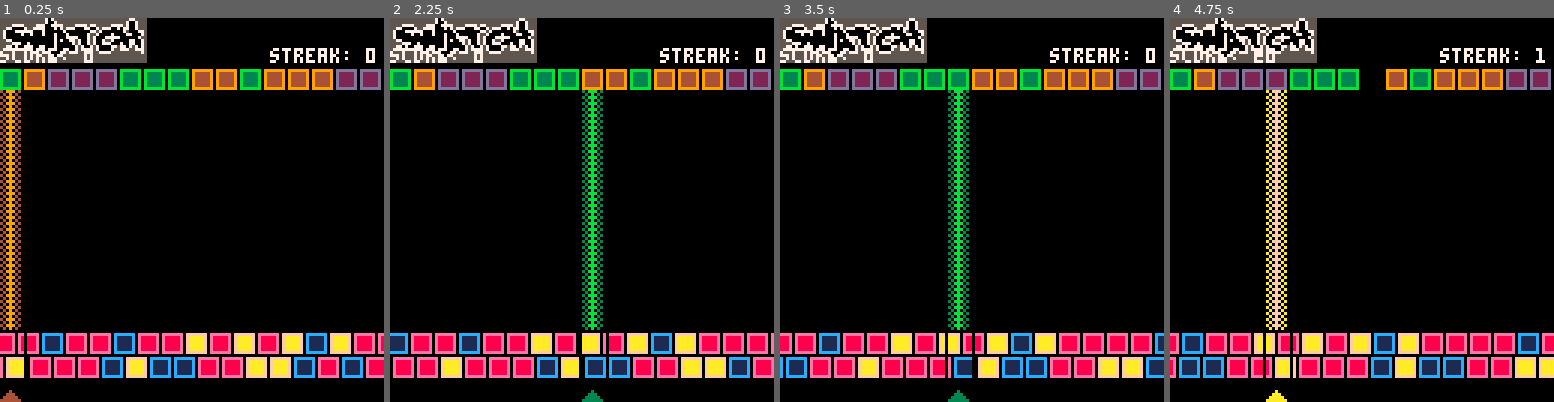
Above: before the commit, frames 1-4 (left to right).
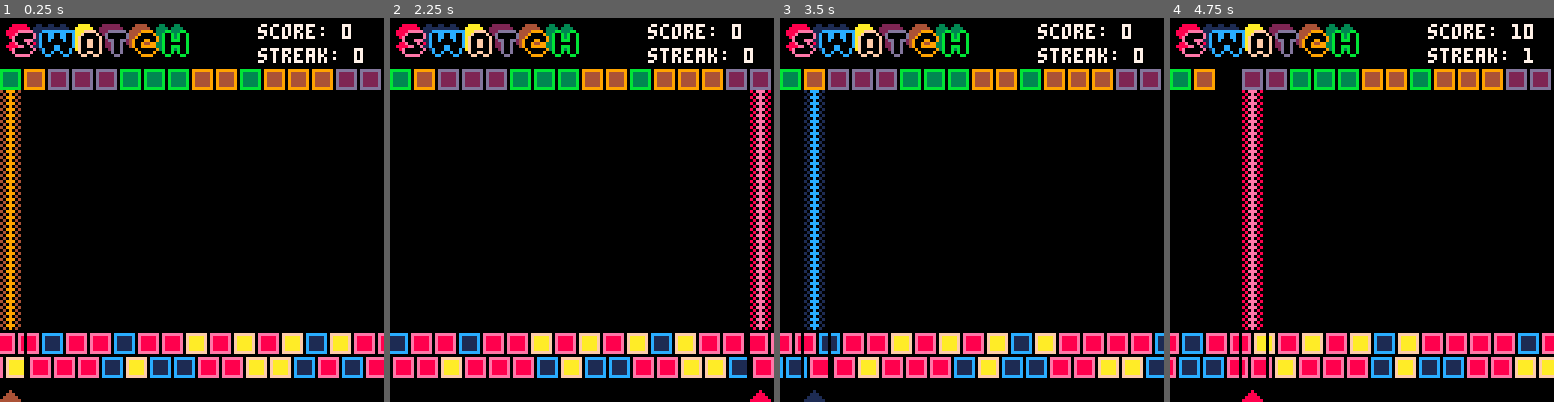
Above: after the commit, the same moments.

Repository: jasonmcleod/swatch
Game: PICO-8 cartridge swatch.p8
Same seed, same stepped clock (60 frames per second), same inputs: the game is played once before the commit and once after it.
Inputs:
- Up to frame 1 (0.25 s): no input
- Up to frame 2 (2.25 s): hold Left from 1.97 s (still down)
- Up to frame 3 (3.5 s): release Left at 2.37 s; hold Right from 2.87 s (still down)
- Up to frame 4 (4.75 s): release Right at 3.53 s; hold Up 3.58-4.08 s; hold Right 4.13-4.53 s

The runs differ from the first frame. In frame 1, 5.2% of the frame differs, in the area x 0-98%, y 0-12%; in frame 2, 9.6%; in frame 3, 9.7%; in frame 4, 10%, in the area x 0-98%, y 0-100%.

Commit message:
organized!

Diff:
--- a/swatch.p8
+++ b/swatch.p8
@@ -1,33 +1,88 @@
 pico-8 cartridge // http://www.pico-8.com
 version 8
 __lua__
---playing = false
-level = 1
-x = 0
-grid_h = 15
-grid_w = 15
-grid = {}
-slide = 0
-blank = 13
-maxheight = 10
-ticks = 0
-lastplacement = 0
-placerate = 5
-streak = 0
-score = 0
-state = 1
-
-intro = {}
-game = {}
+state_intro = 0
+state_instructions = 1
+state_game = 2
+state_gameover = 3
+state = state_game
+
+sys = {
+	width = 15,
+	height = 15
+}
+-- intro state object
+intro = {
+	offset = 1
+}
+
+-- instructions state object
 instructions = {}
 
+-- game state object
+game = {
+	grid = {},
+	slide = 0,
+	x = 0,
+	score = 0,
+	streak = 0,
+	level = 1,
+	blank = 13,
+	max_height = 10
+}
+
+-- gameover state object
+gameover = {}
+
+-- pico functions
 function _init()
-	if state == 0 then intro.start() end
-	if state == 1 then game.start() end
-end
-
-intro.offset = 0
+	if state == state_intro then intro.start() end
+	if state == state_instructions then instructions.start() end
+	if state == state_game then game.start() end
+	if state == state_gameover then gameover.start() end
+end
+
+function _update()
+ if state == state_intro then intro.update() end
+ if state == state_instructions then instructions.update() end
+ if state == state_game then game.update() end
+	if state == state_gameover then gameover.update() end
+end
+
+function _draw()
+	if state == state_intro then intro.draw() end
+	if state == state_instructions then instructions.draw() end
+	if state == state_game then game.draw() end
+	if state == state_gameover then gameover.draw() end
+end
+
+
+-- intro ----
+intro.start = function()
+ sfx(5)
+ --
+end
+
+intro.update = function()
+	--
+	--
+end
+
+intro.draw = function()
+ cls()
+ intro.effects()
+ sspr(0, 32, 128, 38,0,1)
+
+ print("play swatch",40,50,7)
+ print("instructions", 40,60,7)
+ print("a game by jason mcleod",20,100,8)
+ print("for '1 day jam' 2016",24,110,9)
+ print("@jasonmcleod / jasonmcleod.me",5,120,10)
+end
+
 intro.effects = function()
+	local x
+	local y
  for y = 0, 4 do
   for x = -4, 26 do
    spr(48,x*8+intro.offset-1,y*8)
@@ -37,38 +92,35 @@
  if intro.offset > 23 then intro.offset = 0 end
 end
 
-intro.start = function()
- sfx(5)
-end
-
-intro.update = function()
-end
-
-intro.draw = function()
- cls()
- intro.effects()
- sspr(0, 32, 128, 38,0,1)
-
- print("play swatch",40,50,7)
- print("instructions", 40,60,7)
- print("a game by jason mcleod",20,100,8)
- print("for '1 day jam' 2016",24,110,9)
- print("@jasonmcleod / jasonmcleod.me",5,120,10)
+
+-- instructions ----
+instructions.start = function()
+	print("instructions start placeholder")
+	--
+end
+
+instructions.update = function()
+	print("instructions update placeholder")
+	--
+end
+
+instructions.draw = function()
+	cls();
+	print("instructions draw2 placeholder" .. state)
 end
 
 
 -- game ----
-game.grid = {}
 game.start = function()
  sfx(6)
  game.grid = game.build_level()
  game.band1 = game.build_band()
  game.band2 = game.build_band()
- state = 1
 end
 
 game.build_band = function()
 	local band = {}
+	local c
 	for c = 0, 15 do
 		band[c] = flr(rnd(3))
 	end
@@ -77,11 +129,14 @@
 
 game.build_level = function()
 	local temp = {}
- for y = 0, grid_h do
+	local x
+	local y
+	local u
+ for y = 0, sys.height do
 	 temp[y] = {}
-	 for x = 0, grid_w do
+	 for x = 0, sys.width do
 	  u = flr(rnd(3)+3)
- 	 if y >= level then u = blank end
+ 	 if y >= game.level then u = game.blank end
 	  temp[y][x] = u
 	 end
 	end
@@ -89,57 +144,55 @@
 end
 
 game.update = function()
- if btn(0) then x-=8 end
- if x < 0 then x = 15*8 end
- if btn(1) then x += 8 end
- if x > 15*8 then x = 0 end
- if btn(2) then
-  place()
- end
+ if btnp(0) then game.x-=8 end
+ if game.x < 0 then game.x = 15*8 end
+ if btnp(1) then game.x += 8 end
+ if game.x > 15*8 then game.x = 0 end
+ if btnp(2) then game.place() end
 end
 
 game.draw = function()
 	cls()
  local p = game.get_color()
-	slide += .25
-
-	if slide == 8 then
-		game.band1 = nudgeleft(game.band1)
-		game.band2 = nudgeright(game.band2)
-		slide = 0
+
+	game.slide += .25
+
+	if game.slide == 8 then
+		game.band1 = game.nudge_left(game.band1)
+		game.band2 = game.nudge_right(game.band2)
+		game.slide = 0
 	end
 
  -- draw player
- spr(p+6, x, 15*8)
-
- -- draw level
- for y = 0, grid_h do
-  for x = 0, grid_w do
+ spr(p + 6, game.x, 15*8)
+
+ -- draw game.level
+ for y = 0, sys.height do
+  for x = 0, sys.width do
    local col = game.grid[y][x]
     spr(col, x*8, y*8+16)
   end
 	end
 
-
 	--draw bands
  for x = 0, 17 do
-	 spr(game.band1[x], x*8-slide-8, 13*8)
-	 spr(game.band2[x], x*8+slide-8, 14*8)
+	 spr(game.band1[x], x*8-game.slide-8, 13*8)
+	 spr(game.band2[x], x*8+game.slide-8, 14*8)
  end
 
 	-- draw line from top to bottom
- for y = getheight(x/8), 10 do
-  spr(p+16, x, y*8+16)
-	end
-
-	line(x-1, 8, x-1, 16*8-2,0)
-	line(x+7, 8, x+8, 16*8-2,0)
-
- draw_header()
+ for y = game.getheight(game.x/8), 10 do
+  spr(p+16, game.x, y*8+16)
+	end
+
+	line(game.x-1, 8, game.x-1, 16*8-2,0)
+	line(game.x+7, 8, game.x+8, 16*8-2,0)
+
+ game.draw_header()
 end
 
 game.get_color = function()
- local z = flr(x/8)+1
+ local z = flr(game.x/8)+1
 
  if game.band1[z] == 0 and game.band2[z] == 0 then return 0 end -- red + red = red
 	if game.band1[z] == 0 and game.band2[z] == 1 then return 3 end -- red + blue  = purple
@@ -155,8 +208,8 @@
  return 1
 end
 
-function nudgeright(tab)
-local x, v, temp
+game.nudge_right = function(tab)
+ local x, v, temp
  temp = {tab[17]}
  for x,v in pairs(tab) do
   local c = x+1
@@ -166,7 +219,7 @@
  return temp
 end
 
-function nudgeleft(tab)
+game.nudge_left = function(tab)
 	local x, v, temp
  temp = {}
  for x,v in pairs(tab) do
@@ -178,69 +231,70 @@
  return temp
 end
 
-function check(height)
-  local z = flr(x/8)
-  if game.grid[height-1][z] == game.grid[height][z] then
-   game.grid[height-1][z] = blank
-   game.grid[height][z] = blank
+game.check = function(height)
+  local x_tile = flr(game.x/8)
+  if game.grid[height-1][x_tile] == game.grid[height][x_tile] then
+   game.grid[height-1][x_tile] = game.blank
+   game.grid[height][x_tile] = game.blank
    return true
   else
    return false
   end
 end
 
-function getheight(xx)
- for y = 1, grid_h do
-  if game.grid[y][xx] == blank then return y end
-	end
-	return level
-end
-
-function gameover()
- playing = false
-end
-
-function place()
- -- limit placement speed
- if ticks - lastplacement < placerate then return end
-
- -- check if we are topped out
- for a = 1, grid_w do
-  if getheight(a) >= maxheight then
-   gameover()
+game.getheight = function(x)
+	local y
+ for y = 1, sys.height do
+  if game.grid[y][x] == game.blank then return y end
+	end
+	return game.level
+end
+
+game.place = function()
+ -- game.check if we are topped out
+ for a = 1, sys.width do
+  if game.getheight(a) >= game.max_height then
+   gameover.start()
   end
 	end
 
- local height = getheight(x/8)
- game.grid[height][x/8] = game.get_color()
- if check(height) then
-	 streak+=1
-	 score+=10 * streak
+ local height = game.getheight(game.x/8)
+ game.grid[height][game.x/8] = game.get_color()
+ if game.check(height) then
+	 game.streak+=1
+	 game.score+=10 * game.streak
   sfx(2)
  else
- 	streak=0
+ 	game.streak=0
  	sfx(4)
  end
--- sfx(1)
- lastplacement = ticks
-end
-
-function draw_header()
-	sspr(0,70,49,84,0,0)
-	print("score: " .. score,0,10,7)
-	print("streak: " .. streak, 90,10,7)
-end
-
-function _update()
- ticks+=1
- if state == 0 then intro.update() end
- if state == 1 then game.update() end
-end
-
-function _draw()
-	if state == 0 then intro.draw() end
-	if state == 1 then game.draw() end
-end
+end
+
+game.draw_header = function()
+	sspr(0,85,64,16,2,2)
+	print("score: " .. game.score, 86,2,7)
+	print("streak: " .. game.streak, 86,10,7)
+end
+
+
+-- gameover ----
+gameover.start = function()
+	print("gameover start placeholder")
+	--
+end
+
+gameover.update = function()
+	print("gameover update placeholder")
+	--
+end
+
+gameover.draw = function()
+	cls();
+	print("gameover draw placeholder")
+	--
+end
+
+
 
 
 
Not shown, changed: 24 lines of the sprite sheet (__gfx__) section of swatch.p8
Not shown, changed: Thumbs.db
Not shown, changed: swatch.png
